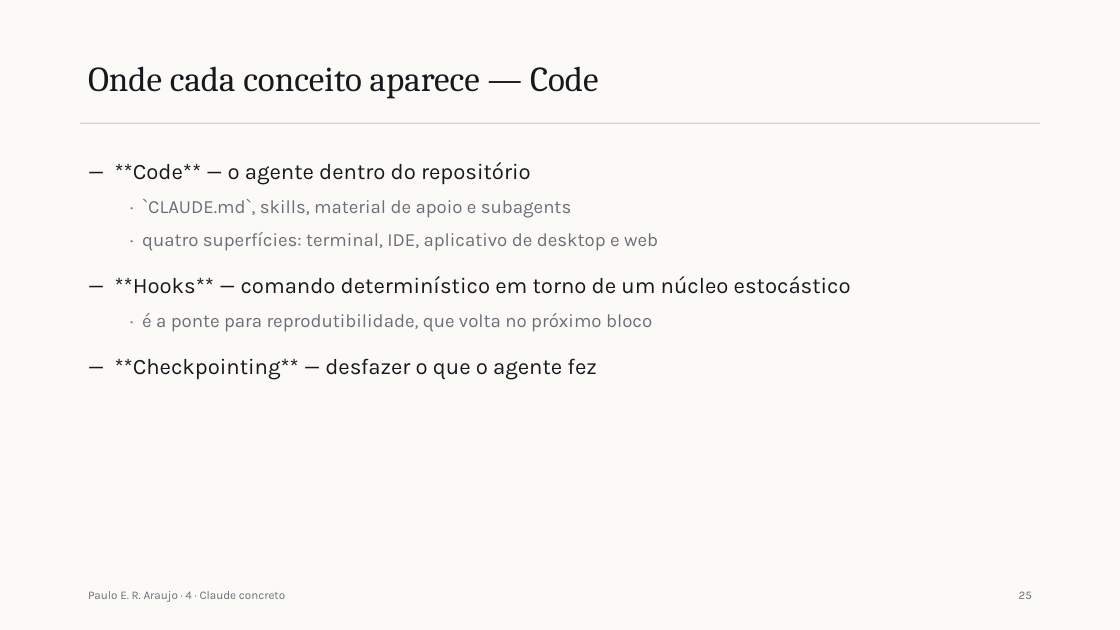
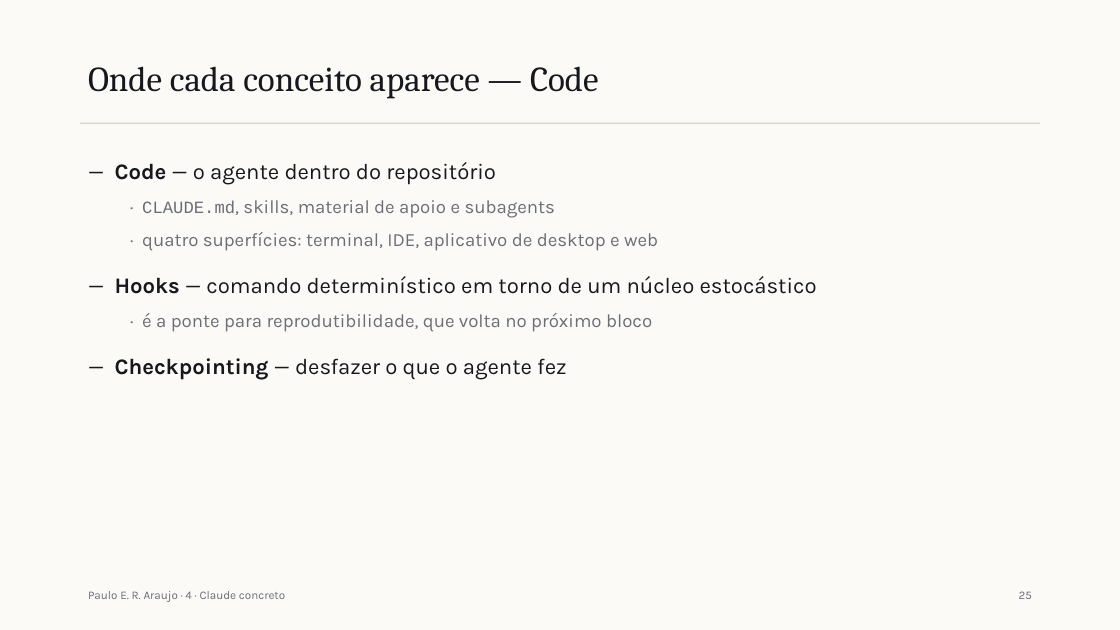
Before and after one commit to pumba-dev/claude-guide, a slide deck: slide 30 of slides/saida/aula-1.pptx. Drawn at 1120x630 pixels with LibreOffice and Linux fonts; fonts in the diff are those of the drawing. Boxes give left, top, right and bottom in pixels: in the first picture for what was removed or moved away, otherwise in the second. Text is boxed around its words. In the diff, an @@ line names an element or a change of style, - is before the commit and + after.

```diff
--- a/slides/saida/aula-1.pptx
+++ b/slides/saida/aula-1.pptx
@@ text at [115,162,555,218]: text changed @@
-— **Code** — o agente dentro do repositório
-  · `CLAUDE.md`, skills, material de apoio e subagents
+— Code — o agente dentro do repositório
+  · CLAUDE.md, skills, material de apoio e subagents
@@ text at [115,276,817,294]: text changed @@
-— **Hooks** — comando determinístico em torno de um núcleo estocástico
+— Hooks — comando determinístico em torno de um núcleo estocástico
@@ text at [115,358,566,380]: text changed @@
-— **Checkpointing** — desfazer o que o agente fez
+— Checkpointing — desfazer o que o agente fez
```
Also in this commit, not shown: 24 other slides changed, 6 other files.
